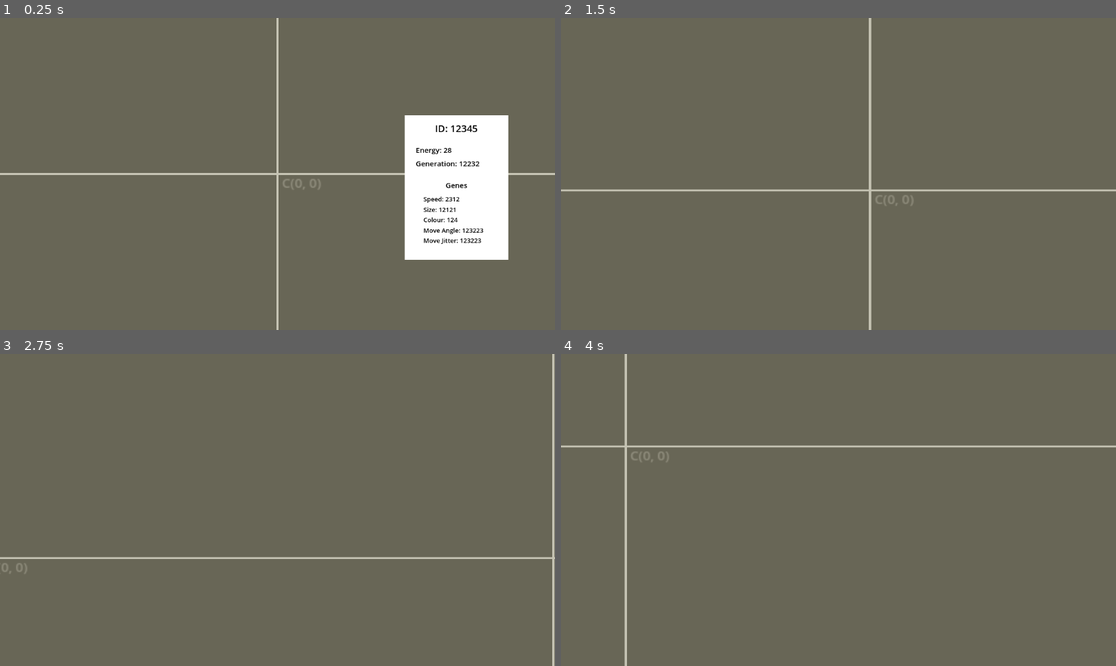
Above: before the commit, frames 1-4 (two rows, left to right).
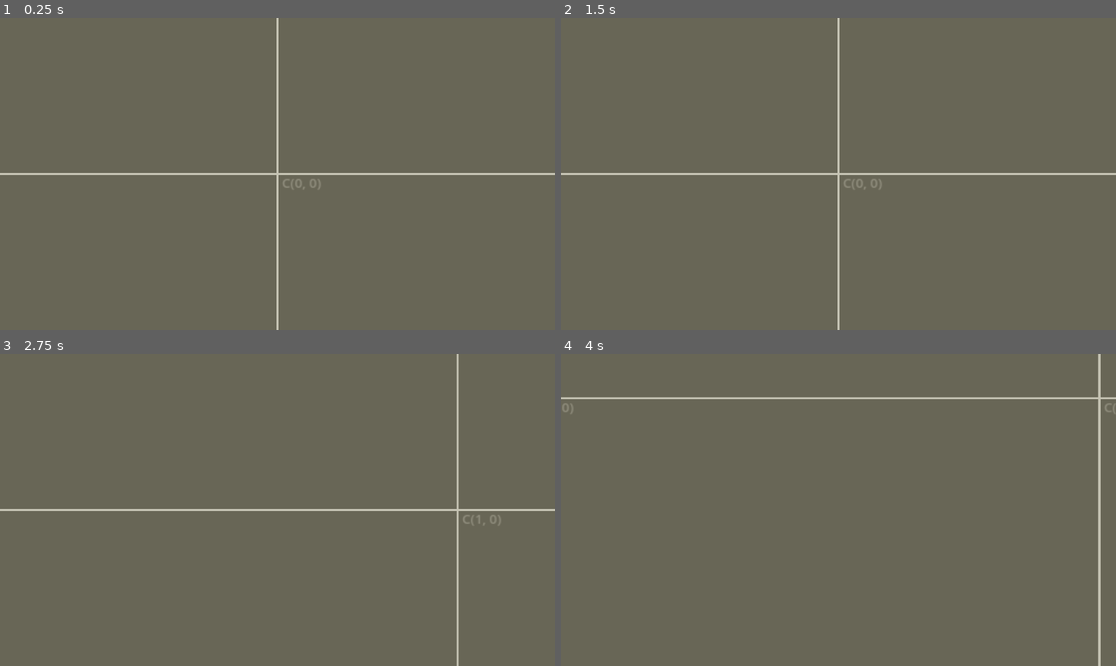
Above: after the commit, the same moments.

Repository: MadAvidCoder/Mutaterra
Game: Godot game, scene res://main.tscn
The game is run twice, just before and just after one commit, with the same random seed, the same clock (stepped at 60 frames per second) and the same inputs.
Inputs (mouse positions are in pixels of both pictures, inside the frame that each line leads up to):
- Up to frame 1 (0.25 s): no input
- Up to frame 2 (1.5 s): tap Enter at 0.5 s; drag from (838, 174) to (894, 105) at 0.52 s; tap Space at 1.25 s; drag from (727, 189) to (810, 236) at 1.27 s
- Up to frame 3 (2.75 s): tap Enter at 2 s; move the mouse to (333, 441) at 2.02 s; hold Right (ui_right) from 2.03 s (still down); click (333, 441) at 2.17 s
- Up to frame 4 (4 s): release Right (ui_right) at 2.75 s; drag from (810, 572) to (672, 463) at 2.77 s; tap Space at 3.5 s; move the mouse to (1005, 556) at 3.52 s; hold Left (ui_left) from 3.53 s (still down); click (1005, 556) at 3.67 s

The runs differ from the first frame. In frame 1, 8.6% of the frame differs, in the area x 72-92%, y 31-78%; in frame 2, 2.3%; in frame 3, 2.1%; in frame 4, 2.6%.

Commit message:
Allow naming creatures
You can now locally name a creature from the popup window

Diff:
--- a/project/main.gd
+++ b/project/main.gd
@@ -14,6 +14,7 @@
 var requested_chunks = {}
 var creature_map = {}
 var pending_chunk_batches = {}
+var creature_names = {-1: "N/A"}
 
 @onready var network = $Network
 @onready var camera = $Camera2D
--- a/project/main.tscn
+++ b/project/main.tscn
@@ -12,147 +12,10 @@
 script = ExtResource("1_ig7tw")
 
 [node name="StatsPopup" type="CanvasLayer" parent="."]
+visible = false
 offset = Vector2(576, 324)
 transform = Transform2D(1, 0, 0, 1, 576, 324)
 script = ExtResource("2_7mycd")
-
-[node name="ColorRect" type="ColorRect" parent="StatsPopup"]
-offset_left = 264.0
-offset_top = -122.5
-offset_right = 479.0
-offset_bottom = 177.5
-mouse_filter = 2
-
-[node name="ID" type="Label" parent="StatsPopup/ColorRect"]
-layout_mode = 1
-anchors_preset = 5
-anchor_left = 0.5
-anchor_right = 0.5
-offset_left = -93.0
-offset_top = 13.0
-offset_right = 93.0
-offset_bottom = 41.0
-grow_horizontal = 2
-theme_override_colors/font_color = Color(0, 0, 0, 1)
-theme_override_font_sizes/font_size = 20
-text = "ID: 12345"
-horizontal_alignment = 1
-
-[node name="Energy" type="Label" parent="StatsPopup/ColorRect"]
-layout_mode = 1
-anchors_preset = 5
-anchor_left = 0.5
-anchor_right = 0.5
-offset_left = -84.5
-offset_top = 61.0
-offset_right = 41.5
-offset_bottom = 89.0
-grow_horizontal = 2
-theme_override_colors/font_color = Color(0, 0, 0, 1)
-theme_override_font_sizes/font_size = 15
-text = "Energy: 28"
-
-[node name="Generation" type="Label" parent="StatsPopup/ColorRect"]
-layout_mode = 1
-anchors_preset = 5
-anchor_left = 0.5
-anchor_right = 0.5
-offset_left = -84.5
-offset_top = 89.0
-offset_right = 70.5
-offset_bottom = 117.0
-grow_horizontal = 2
-theme_override_colors/font_color = Color(0, 0, 0, 1)
-theme_override_font_sizes/font_size = 15
-text = "Generation: 12232"
-
-[node name="GeneTitle" type="Label" parent="StatsPopup/ColorRect"]
-layout_mode = 1
-anchors_preset = 8
-anchor_left = 0.5
-anchor_top = 0.5
-anchor_right = 0.5
-anchor_bottom = 0.5
-offset_left = -44.5
-offset_top = -16.0
-offset_right = 44.5
-offset_bottom = 12.0
-grow_horizontal = 2
-grow_vertical = 2
-theme_override_colors/font_color = Color(0, 0, 0, 1)
-theme_override_font_sizes/font_size = 15
-text = "Genes"
-horizontal_alignment = 1
-
-[node name="Speed" type="Label" parent="StatsPopup/ColorRect"]
-layout_mode = 1
-anchors_preset = 5
-anchor_left = 0.5
-anchor_right = 0.5
-offset_left = -68.5
-offset_top = 165.0
-offset_right = 53.5
-offset_bottom = 193.0
-grow_horizontal = 2
-theme_override_colors/font_color = Color(0, 0, 0, 1)
-theme_override_font_sizes/font_size = 13
-text = "Speed: 2312"
-
-[node name="Size" type="Label" parent="StatsPopup/ColorRect"]
-layout_mode = 1
-anchors_preset = 5
-anchor_left = 0.5
-anchor_right = 0.5
-offset_left = -68.5
-offset_top = 187.0
-offset_right = 49.5
-offset_bottom = 215.0
-grow_horizontal = 2
-theme_override_colors/font_color = Color(0, 0, 0, 1)
-theme_override_font_sizes/font_size = 13
-text = "Size: 12121"
-
-[node name="Color" type="Label" parent="StatsPopup/ColorRect"]
-layout_mode = 1
-anchors_preset = 5
-anchor_left = 0.5
-anchor_right = 0.5
-offset_left = -68.5
-offset_top = 208.0
-offset_right = 58.5
-offset_bottom = 236.0
-grow_horizontal = 2
-theme_override_colors/font_color = Color(0, 0, 0, 1)
-theme_override_font_sizes/font_size = 13
-text = "Colour: 124"
-
-[node name="Angle" type="Label" parent="StatsPopup/ColorRect"]
-layout_mode = 1
-anchors_preset = 5
-anchor_left = 0.5
-anchor_right = 0.5
-offset_left = -68.5
-offset_top = 230.0
-offset_right = 73.5
-offset_bottom = 258.0
-grow_horizontal = 2
-theme_override_colors/font_color = Color(0, 0, 0, 1)
-theme_override_font_sizes/font_size = 13
-text = "Move Angle: 123223"
-
-[node name="Jitter" type="Label" parent="StatsPopup/ColorRect"]
-layout_mode = 1
-anchors_preset = 5
-anchor_left = 0.5
-anchor_right = 0.5
-offset_left = -68.5
-offset_top = 251.0
-offset_right = 73.5
-offset_bottom = 279.0
-grow_horizontal = 2
-theme_override_colors/font_color = Color(0, 0, 0, 1)
-theme_override_font_sizes/font_size = 13
-text = "Move Jitter: 123223"
 
 [node name="ClickHandler" type="ColorRect" parent="StatsPopup"]
 offset_left = -730.0
@@ -161,6 +24,157 @@
 offset_bottom = 432.0
 color = Color(1, 1, 1, 0)
 
+[node name="ColorRect" type="ColorRect" parent="StatsPopup"]
+offset_left = 264.0
+offset_top = -122.5
+offset_right = 479.0
+offset_bottom = 177.5
+
+[node name="IDLabel" type="Label" parent="StatsPopup/ColorRect"]
+layout_mode = 1
+anchors_preset = 5
+anchor_left = 0.5
+anchor_right = 0.5
+offset_left = -84.5
+offset_top = 17.0
+offset_right = 58.5
+offset_bottom = 53.0
+grow_horizontal = 2
+theme_override_colors/font_color = Color(0, 0, 0, 1)
+theme_override_font_sizes/font_size = 20
+text = "ID:"
+
+[node name="ID" type="LineEdit" parent="StatsPopup/ColorRect"]
+layout_mode = 1
+anchors_preset = 5
+anchor_left = 0.5
+anchor_right = 0.5
+offset_left = -51.5
+offset_top = 14.0
+offset_right = 83.5
+offset_bottom = 50.0
+grow_horizontal = 2
+theme_override_colors/font_color = Color(0, 0, 0, 1)
+theme_override_font_sizes/font_size = 20
+text = "Creature"
+max_length = 10
+
+[node name="Energy" type="Label" parent="StatsPopup/ColorRect"]
+layout_mode = 1
+anchors_preset = 5
+anchor_left = 0.5
+anchor_right = 0.5
+offset_left = -84.5
+offset_top = 61.0
+offset_right = 41.5
+offset_bottom = 89.0
+grow_horizontal = 2
+theme_override_colors/font_color = Color(0, 0, 0, 1)
+theme_override_font_sizes/font_size = 15
+text = "Energy: 28"
+
+[node name="Generation" type="Label" parent="StatsPopup/ColorRect"]
+layout_mode = 1
+anchors_preset = 5
+anchor_left = 0.5
+anchor_right = 0.5
+offset_left = -84.5
+offset_top = 89.0
+offset_right = 70.5
+offset_bottom = 117.0
+grow_horizontal = 2
+theme_override_colors/font_color = Color(0, 0, 0, 1)
+theme_override_font_sizes/font_size = 15
+text = "Generation: 12232"
+
+[node name="GeneTitle" type="Label" parent="StatsPopup/ColorRect"]
+layout_mode = 1
+anchors_preset = 8
+anchor_left = 0.5
+anchor_top = 0.5
+anchor_right = 0.5
+anchor_bottom = 0.5
+offset_left = -44.5
+offset_top = -16.0
+offset_right = 44.5
+offset_bottom = 12.0
+grow_horizontal = 2
+grow_vertical = 2
+theme_override_colors/font_color = Color(0, 0, 0, 1)
+theme_override_font_sizes/font_size = 15
+text = "Genes"
+horizontal_alignment = 1
+
+[node name="Speed" type="Label" parent="StatsPopup/ColorRect"]
+layout_mode = 1
+anchors_preset = 5
+anchor_left = 0.5
+anchor_right = 0.5
+offset_left = -68.5
+offset_top = 165.0
+offset_right = 53.5
+offset_bottom = 193.0
+grow_horizontal = 2
+theme_override_colors/font_color = Color(0, 0, 0, 1)
+theme_override_font_sizes/font_size = 13
+text = "Speed: 2312"
+
+[node name="Size" type="Label" parent="StatsPopup/ColorRect"]
+layout_mode = 1
+anchors_preset = 5
+anchor_left = 0.5
+anchor_right = 0.5
+offset_left = -68.5
+offset_top = 187.0
+offset_right = 49.5
+offset_bottom = 215.0
+grow_horizontal = 2
+theme_override_colors/font_color = Color(0, 0, 0, 1)
+theme_override_font_sizes/font_size = 13
+text = "Size: 12121"
+
+[node name="Color" type="Label" parent="StatsPopup/ColorRect"]
+layout_mode = 1
+anchors_preset = 5
+anchor_left = 0.5
+anchor_right = 0.5
+offset_left = -68.5
+offset_top = 208.0
+offset_right = 58.5
+offset_bottom = 236.0
+grow_horizontal = 2
+theme_override_colors/font_color = Color(0, 0, 0, 1)
+theme_override_font_sizes/font_size = 13
+text = "Colour: 124"
+
+[node name="Angle" type="Label" parent="StatsPopup/ColorRect"]
+layout_mode = 1
+anchors_preset = 5
+anchor_left = 0.5
+anchor_right = 0.5
+offset_left = -68.5
+offset_top = 230.0
+offset_right = 73.5
+offset_bottom = 258.0
+grow_horizontal = 2
+theme_override_colors/font_color = Color(0, 0, 0, 1)
+theme_override_font_sizes/font_size = 13
+text = "Move Angle: 123223"
+
+[node name="Jitter" type="Label" parent="StatsPopup/ColorRect"]
+layout_mode = 1
+anchors_preset = 5
+anchor_left = 0.5
+anchor_right = 0.5
+offset_left = -68.5
+offset_top = 251.0
+offset_right = 73.5
+offset_bottom = 279.0
+grow_horizontal = 2
+theme_override_colors/font_color = Color(0, 0, 0, 1)
+theme_override_font_sizes/font_size = 13
+text = "Move Jitter: 123223"
+
 [node name="CreatureContainer" type="Node2D" parent="."]
 
 [node name="Creature" parent="CreatureContainer" instance=ExtResource("3_1bvp3")]
@@ -183,5 +197,6 @@
 position_smoothing_speed = 100.0
 
 [connection signal="gui_input" from="StatsPopup/ClickHandler" to="StatsPopup" method="_on_click_handler_gui_input"]
+[connection signal="text_submitted" from="StatsPopup/ColorRect/ID" to="StatsPopup" method="_on_id_text_submitted"]
 [connection signal="chunk_loaded" from="Network" to="." method="_on_chunk_loaded"]
 [connection signal="chunk_updated" from="Network" to="." method="_on_chunk_updated"]
--- a/project/stats_popup.gd
+++ b/project/stats_popup.gd
@@ -10,7 +10,10 @@
 @onready var jitter = $ColorRect/Jitter
 @onready var click_handler = $ClickHandler
 
+var last_id
+
 func set_creature_data(creature: Node):
+	last_id = creature.id
 	speed.text = "Speed: %.2f" % creature.genes.get("speed", 0)
 	size.text = "Size: %.2f" % creature.genes.get("size", 0)
 	color.text = "Color: %.2f" % creature.genes.get("color", 0)
@@ -18,16 +21,27 @@
 	jitter.text = "Move Jitter: %.2f" % creature.genes.get("move_jitter", 0)
 	energy.text = "Energy: %.2f" % creature.energy
 	generation.text = "Generation: %d" % creature.generation
-	var id_val = "N/A" if creature.id == -1 else str(int(creature.id))
-	id.text = "ID: %s" % id_val
+	id.text = $"..".creature_names.get(creature.id, str(int(creature.id)))
 	show()
 
 func _input(event):
 	if event is InputEventKey and event.pressed and event.keycode == KEY_ESCAPE:
 		hide()
+		if last_id != -1:
+			$"..".creature_names[last_id] = id.text
 		get_viewport().set_input_as_handled()
 
 func _on_click_handler_gui_input(event: InputEvent) -> void:
 	if event is InputEventMouseButton and event.pressed:
-		hide()
-		get_viewport().set_input_as_handled()
+		var mouse_pos = get_viewport().get_mouse_position()
+		var panel_rect = $ColorRect.get_global_rect()
+		if not panel_rect.has_point(mouse_pos):
+			hide()
+			if last_id != -1:
+				$"..".creature_names[last_id] = id.text
+			get_viewport().set_input_as_handled()
+
+func _on_id_text_submitted(new_text: String) -> void:
+	if visible:
+		if last_id != -1:
+			$"..".creature_names[last_id] = id.text
